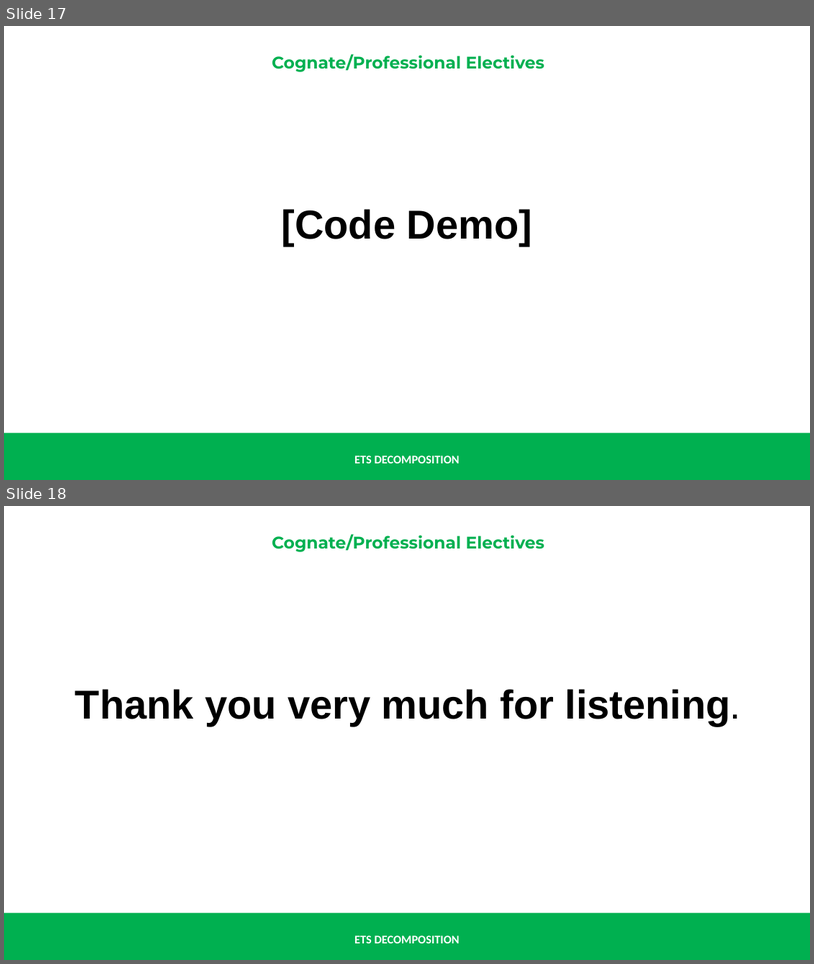
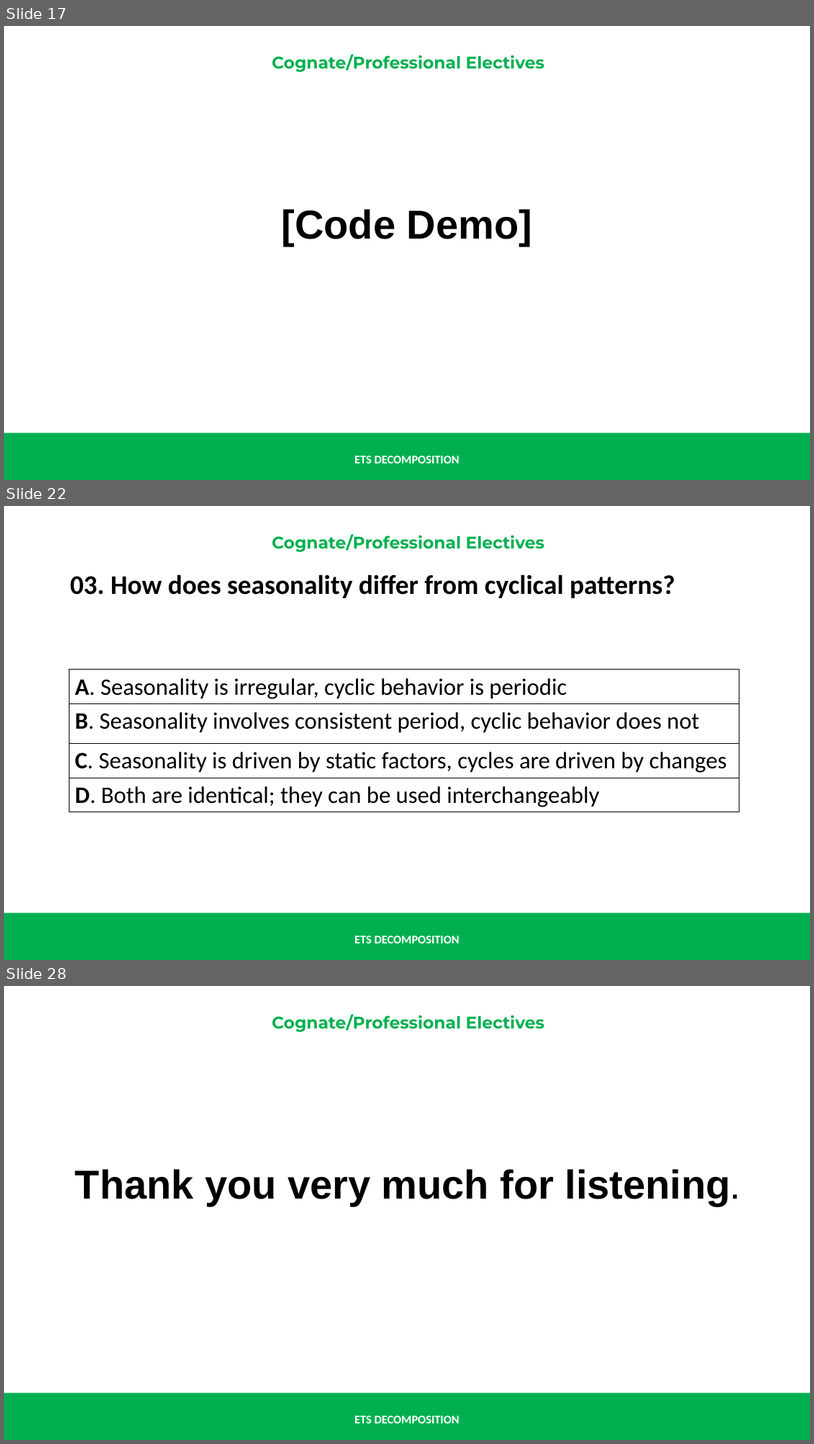
Before and after one commit to renatomaaliw3/public_files, a slide deck: CPE Electives (1 - 3)/01. Lectures Notebook/000. Presentations & Text Books/01. Presentation Slides/06.3 ETS Decomposition.pptx. Shown one above the other, each under a label of ours: slides 17 and 18 before the commit, slides 17, 22 and 28 after it; the slides between them are not shown. The pictures are 814x964 and 814x1444 pixels, drawn with LibreOffice and Linux fonts; fonts in the diff are those of the drawing. Boxes give left, top, right and bottom in pixels: in the first picture for what was removed or moved away, otherwise in the second. Text is boxed around its words. In the diff, an @@ line names an element or a change of style, - is before the commit and + after.

```diff
--- a/CPE Electives (1 - 3)/01. Lectures Notebook/000. Presentations & Text Books/01. Presentation Slides/06.3 ETS Decomposition.pptx
+++ b/CPE Electives (1 - 3)/01. Lectures Notebook/000. Presentations & Text Books/01. Presentation Slides/06.3 ETS Decomposition.pptx
@@ slide 22 added at <box>4,506,810,960</box>, background #FFFFFF; not listed: 3 template elements that a slide beside it also shows @@
@@ text added at <box>70,574,675,598</box>, 32 pt, text #000000, bold @@
+03. How does seasonality differ from cyclical patterns?
@@ table added at <box>70,669,740,812</box>, 4 rows, 1 columns @@
+A. Seasonality is irregular, cyclic behavior is periodic
+B. Seasonality involves consistent period, cyclic behavior does not
+C. Seasonality is driven by static factors, cycles are driven by changes
+D. Both are identical; they can be used interchangeably
@@ what was slide 18 is now slide 28 @@
```
Also in this commit, not shown: 9 other slides added, 16 other files.
